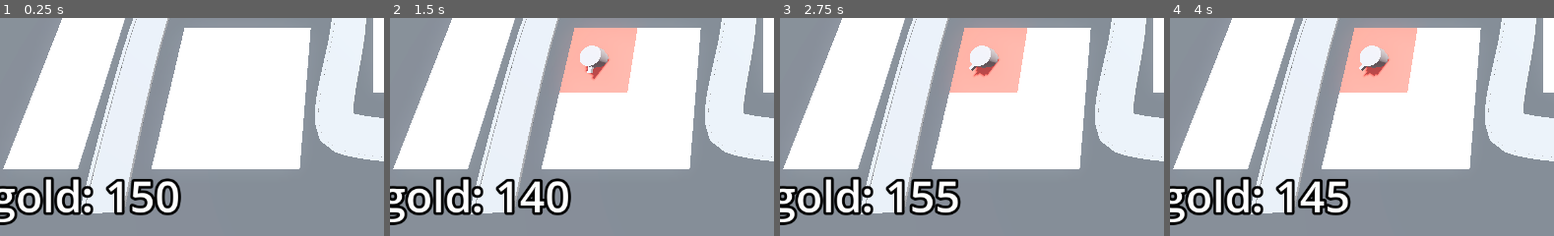
Above: before the commit, frames 1-4 (left to right).
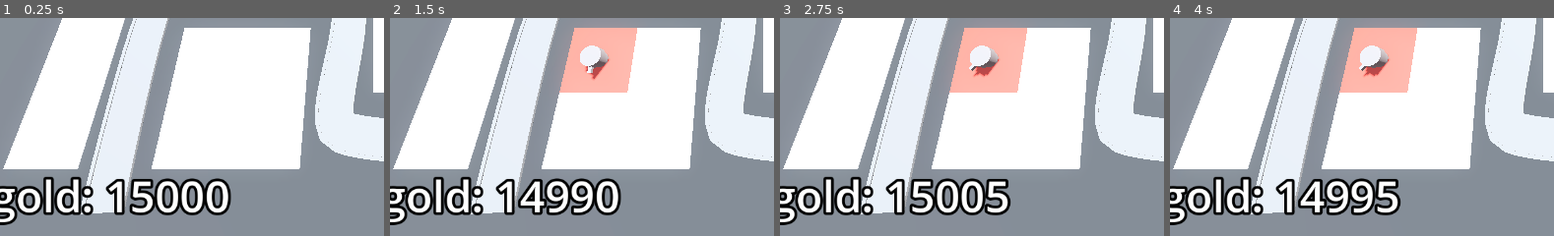
Above: after the commit, the same moments.

Repository: DTNevaeha/TD_Game
Game: Godot game, scene res://BaseLevel.tscn
The game is run twice, just before and just after one commit, with the same random seed, the same clock (stepped at 60 frames per second) and the same inputs.
Inputs (mouse positions are % of the whole screen's width and height, from its top left):
- Up to frame 1 (0.25 s): no input
- Up to frame 2 (1.5 s): tap Enter at 0.5 s; move the mouse to (73, 44) at 0.52 s; click (73, 44) at 0.6 s; tap Space at 1.25 s; move the mouse to (30, 54) at 1.27 s; click (30, 54) at 1.35 s
- Up to frame 3 (2.75 s): tap Enter at 2 s; move the mouse to (61, 27) at 2.02 s; click (61, 27) at 2.1 s
- Up to frame 4 (4 s): move the mouse to (46, 70) at 2.77 s; click (46, 70) at 2.85 s; tap Space at 3.5 s; move the mouse to (82, 65) at 3.52 s; click (82, 65) at 3.6 s
The pictures show only the part of the screen within x 2-52%, y 50-100%; the shares and areas given below are measured in that part.

The runs differ from the first frame. In frame 1, 1.8% of the frame differs, in the area x 46-61%, y 73-91%; in frame 2, 2.2%; in frame 3, 2.4%; in frame 4, 2.4%, in the area x 40-60%, y 73-91%.

Commit message:
Players can now win 1-3 stars

Diff:
--- a/BaseLevel.tscn
+++ b/BaseLevel.tscn
@@ -136,6 +136,7 @@
 theme_override_constants/margin_right = 16
 theme_override_constants/margin_bottom = 16
 script = ExtResource("8_qitl0")
+starting_gold = 15000
 
 [node name="Label" type="Label" parent="Bank"]
 layout_mode = 2
--- a/EnemyPath.gd
+++ b/EnemyPath.gd
@@ -25,4 +25,4 @@
 			if child is PathFollow3D:
 				return
 		print("You won!")
-		victory_layer.visible = true
+		victory_layer.victory()
--- a/UserInterface/victory_layer.gd
+++ b/UserInterface/victory_layer.gd
@@ -1,9 +1,28 @@
 extends CanvasLayer
+
+@onready var health_label: Label = %HealthLabel
+@onready var money_label: Label = %MoneyLabel
+@onready var star_1: TextureRect = %Star1
+@onready var star_2: TextureRect = %Star2
+@onready var star_3: TextureRect = %Star3
+
+@onready var bank = get_tree().get_first_node_in_group("bank")
+@onready var base = get_tree().get_first_node_in_group("base")
+
+
+func victory() -> void:
+    visible = true
+    if base.max_health == base.current_health:
+        star_2.modulate = Color.WHITE
+        health_label.visible = true
+    if bank.gold >= 500:
+        star_3.modulate = Color.WHITE
+        money_label.visible = true
 
 
 func _on_retry_button_pressed() -> void:
-	get_tree().reload_current_scene()
+    get_tree().reload_current_scene()
 
 
 func _on_quit_button_pressed() -> void:
-	get_tree().quit()
+    get_tree().quit()
--- a/UserInterface/victory_layer.tscn
+++ b/UserInterface/victory_layer.tscn
@@ -1,6 +1,7 @@
-[gd_scene load_steps=3 format=3 uid="uid://o8tfdplyhca0"]
+[gd_scene load_steps=4 format=3 uid="uid://o8tfdplyhca0"]
 
 [ext_resource type="Script" path="res://UserInterface/victory_layer.gd" id="1_pm4s6"]
+[ext_resource type="Texture2D" uid="uid://crfk75cw5wukg" path="res://Assets/star.png" id="2_p2mds"]
 
 [sub_resource type="LabelSettings" id="LabelSettings_ve7wx"]
 font_size = 96
@@ -36,6 +37,57 @@
 label_settings = SubResource("LabelSettings_ve7wx")
 horizontal_alignment = 1
 
+[node name="StarContainer" type="HBoxContainer" parent="CenterContainer/PanelContainer/VBoxContainer"]
+layout_mode = 2
+
+[node name="Star1" type="TextureRect" parent="CenterContainer/PanelContainer/VBoxContainer/StarContainer"]
+unique_name_in_owner = true
+custom_minimum_size = Vector2(128, 128)
+layout_mode = 2
+size_flags_horizontal = 3
+texture = ExtResource("2_p2mds")
+expand_mode = 2
+stretch_mode = 5
+
+[node name="Star2" type="TextureRect" parent="CenterContainer/PanelContainer/VBoxContainer/StarContainer"]
+unique_name_in_owner = true
+modulate = Color(0, 0, 0, 1)
+custom_minimum_size = Vector2(128, 128)
+layout_mode = 2
+size_flags_horizontal = 3
+texture = ExtResource("2_p2mds")
+expand_mode = 2
+stretch_mode = 5
+
+[node name="Star3" type="TextureRect" parent="CenterContainer/PanelContainer/VBoxContainer/StarContainer"]
+unique_name_in_owner = true
+modulate = Color(0, 0, 0, 1)
+custom_minimum_size = Vector2(128, 128)
+layout_mode = 2
+size_flags_horizontal = 3
+texture = ExtResource("2_p2mds")
+expand_mode = 2
+stretch_mode = 5
+
+[node name="SurvivedLabel" type="Label" parent="CenterContainer/PanelContainer/VBoxContainer"]
+layout_mode = 2
+text = "Survived + 1"
+horizontal_alignment = 1
+
+[node name="HealthLabel" type="Label" parent="CenterContainer/PanelContainer/VBoxContainer"]
+unique_name_in_owner = true
+visible = false
+layout_mode = 2
+text = "Full Health + 1"
+horizontal_alignment = 1
+
+[node name="MoneyLabel" type="Label" parent="CenterContainer/PanelContainer/VBoxContainer"]
+unique_name_in_owner = true
+visible = false
+layout_mode = 2
+text = "Money money moeny +1"
+horizontal_alignment = 1
+
 [node name="HBoxContainer" type="HBoxContainer" parent="CenterContainer/PanelContainer/VBoxContainer"]
 layout_mode = 2
 
Binary file added: Assets/star.png
Not shown, added: Assets/star.png.import
